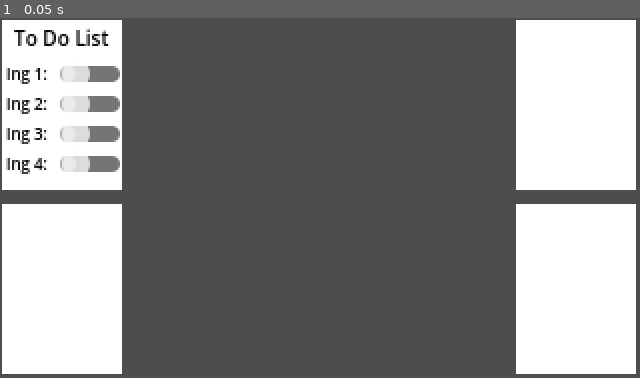
Above: before the commit, frame 1.
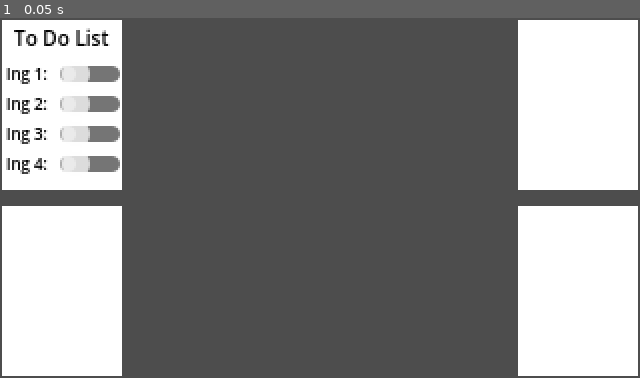
Above: after the commit, the same moment.

Repository: eigenstuffs/ld56
Game: Godot game, scene res://scenes/menu/ToDoList.tscn
The game is run twice, just before and just after one commit, with the same random seed, the same clock (stepped at 60 frames per second) and the same inputs. This scene is started directly instead of the project's main scene.
Inputs:
- Up to frame 1 (0.05 s): no input

The runs differ from the first frame. In frame 1, 1.0% of the frame differs, in the area x 0-100%, y 0-100%.

Commit message:
Update ToDoList.tscn

Diff:
--- a/scenes/menu/ToDoList.tscn
+++ b/scenes/menu/ToDoList.tscn
@@ -108,18 +108,18 @@
 
 [node name="ColorRect2" type="ColorRect" parent="."]
 offset_left = 1.0
-offset_top = 93.0
+offset_top = 94.0
 offset_right = 61.0
-offset_bottom = 178.0
+offset_bottom = 179.0
 
 [node name="ColorRect3" type="ColorRect" parent="."]
-offset_left = 258.0
+offset_left = 259.0
 offset_top = 1.0
-offset_right = 318.0
+offset_right = 319.0
 offset_bottom = 86.0
 
 [node name="ColorRect4" type="ColorRect" parent="."]
-offset_left = 258.0
-offset_top = 93.0
-offset_right = 318.0
-offset_bottom = 178.0
+offset_left = 259.0
+offset_top = 94.0
+offset_right = 319.0
+offset_bottom = 179.0
